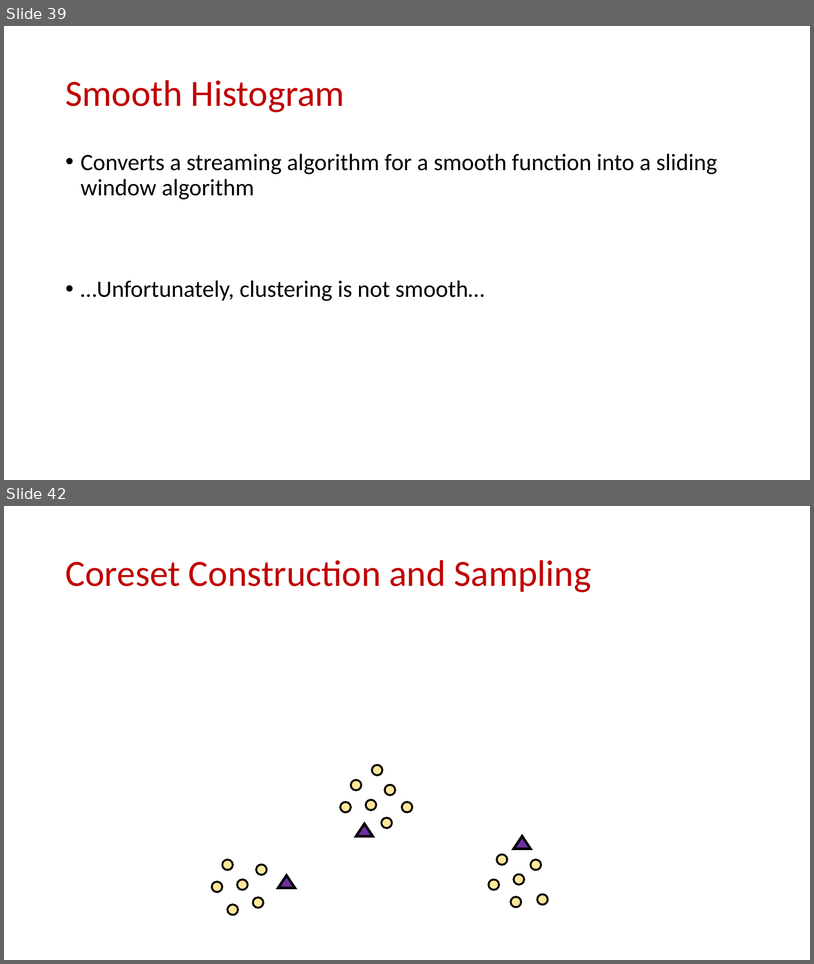
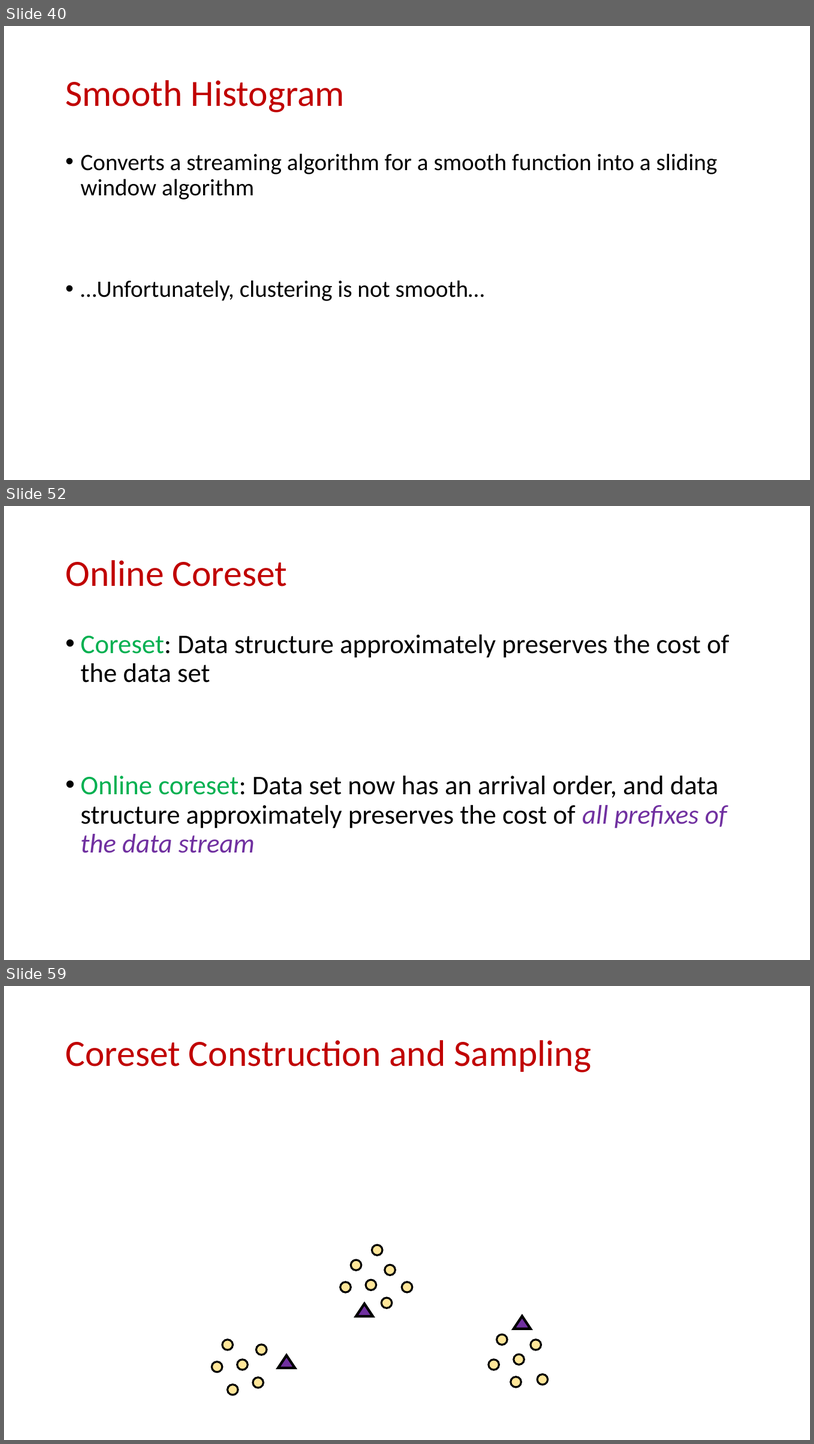
Before and after one commit to samsonzhou/samsonzhou.github.io, a slide deck: other-talks/Near-Optimal k-Clustering in the Sliding Window Model.pptx. Shown one above the other, each under a label of ours: slides 39 and 42 before the commit, slides 40, 52 and 59 after it; the slides between them are not shown. The pictures are 814x964 and 814x1444 pixels, drawn with LibreOffice and Linux fonts; fonts in the diff are those of the drawing; grey boxes stand for pictures. Boxes give left, top, right and bottom in pixels: in the first picture for what was removed or moved away, otherwise in the second. Text is boxed around its words. In the diff, an @@ line names an element or a change of style, - is before the commit and + after.

```diff
--- a/other-talks/Near-Optimal k-Clustering in the Sliding Window Model.pptx
+++ b/other-talks/Near-Optimal k-Clustering in the Sliding Window Model.pptx
@@ slide 52 added at (x1=4, y1=506, x2=810, y2=960), background #FFFFFF @@
@@ title added at (x1=65, y1=560, x2=288, y2=586), 44 pt, text #C00000 @@
+Online Coreset
@@ text added at (x1=81, y1=634, x2=729, y2=853), 32 pt, text #000000 @@
+• Coreset: Data structure approximately preserves the cost of the data set
+• Online coreset: Data set now has an arrival order, and data structure approximately preserves the cost of all prefixes of the data stream
@@ what was slide 39 is now slide 40 @@
@@ what was slide 42 is now slide 59 @@
```
Also in this commit, not shown: 2 slides changed, 32 other slides added.
